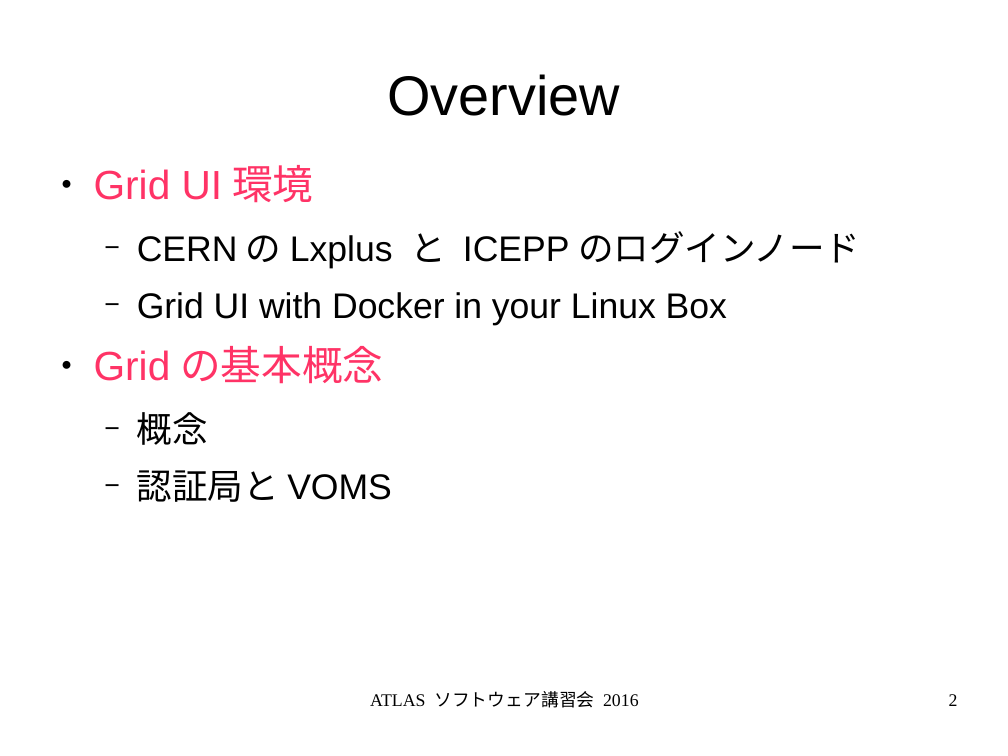
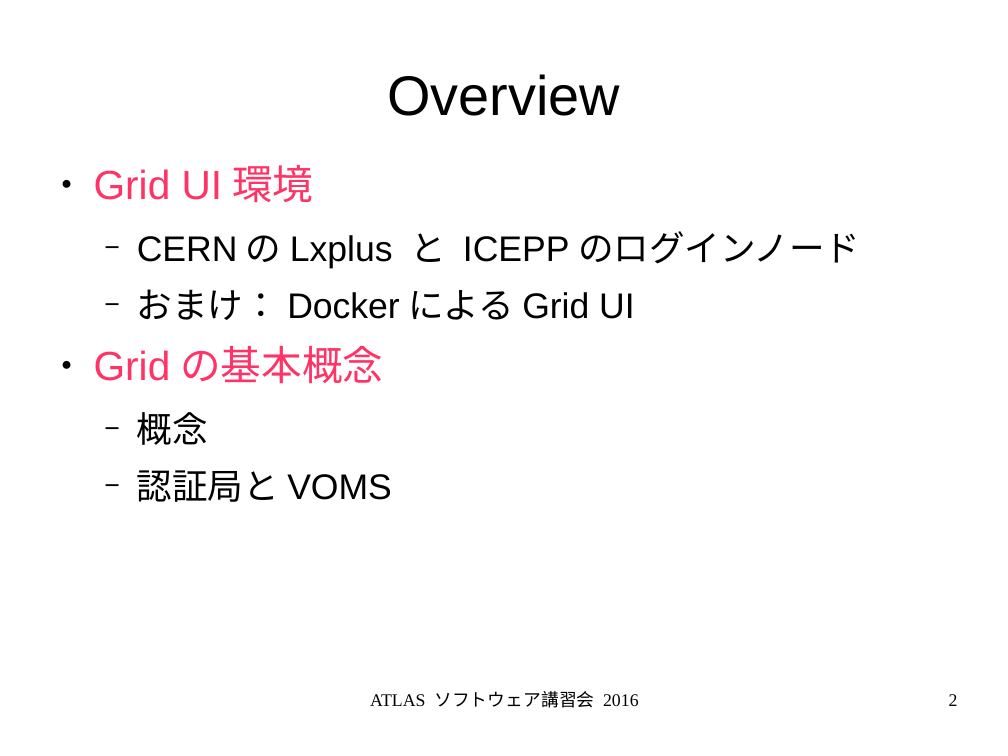
Before and after one commit to GenKawamura/2016-ATLAS-Japan-computing-tutorial, a slide deck: slide 2 of slides/odp/grid_computing.odp. Drawn at 1008x756 pixels with LibreOffice and Linux fonts; fonts in the diff are those of the drawing. Boxes give left, top, right and bottom in pixels: in the first picture for what was removed or moved away, otherwise in the second. Text is boxed around its words. In the diff, an @@ line names an element or a change of style, - is before the commit and + after.

```diff
--- a/slides/odp/grid_computing.odp
+++ b/slides/odp/grid_computing.odp
@@ text at (x1=137, y1=289, x2=634, y2=320): text changed @@
-  − Grid UI with Docker in your Linux Box
+  − おまけ：DockerによるGrid UI
```
Also in this commit, not shown: 1 other slide changed, 6 other files.
